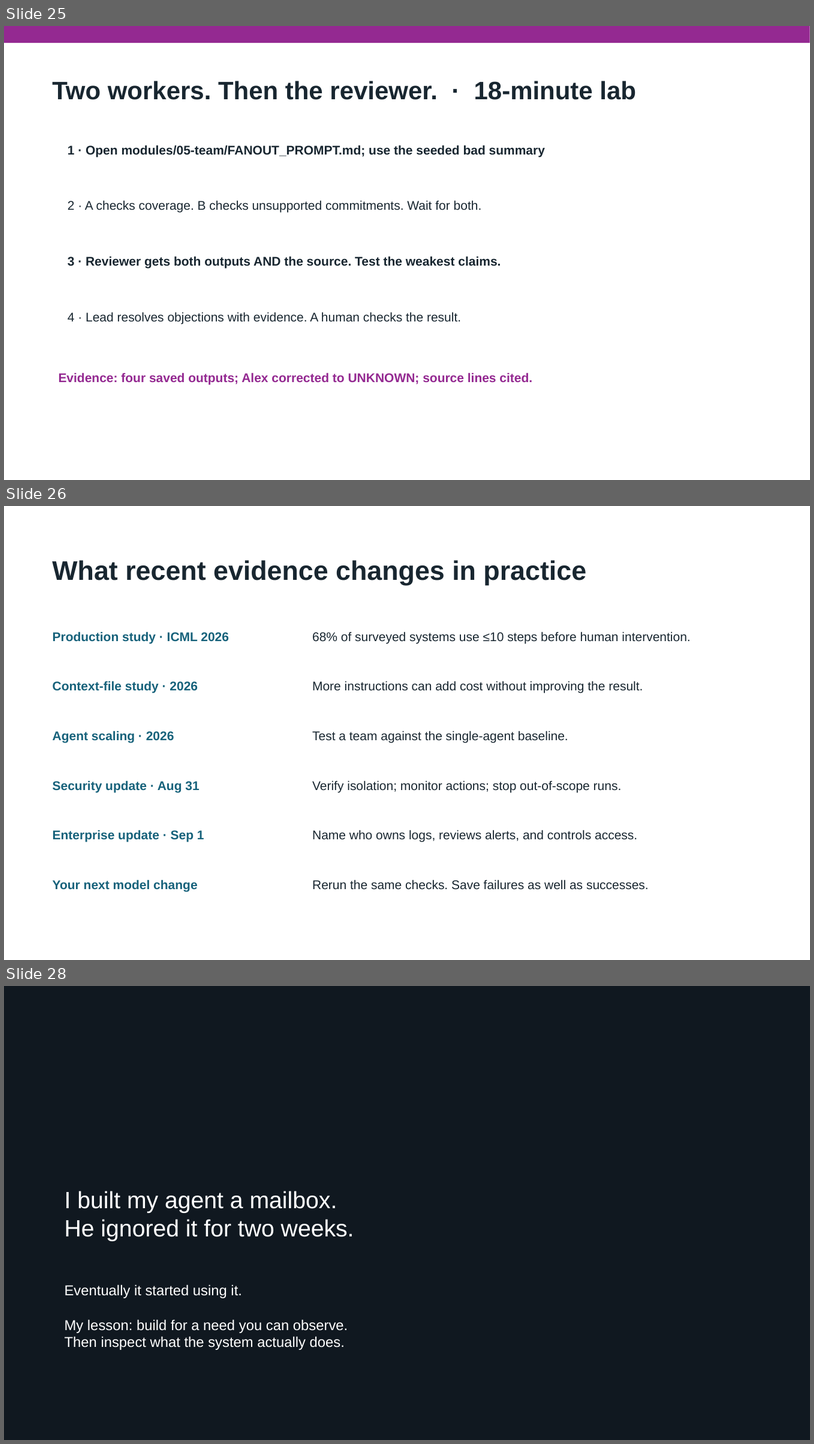
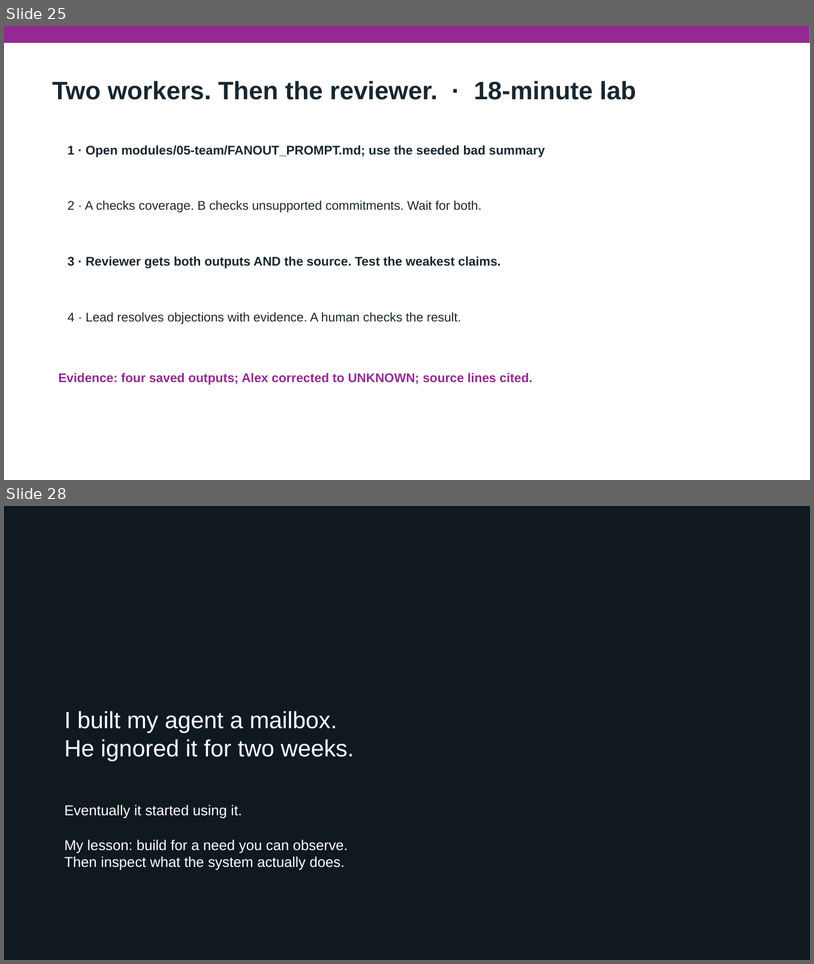
Before and after one commit to heathriel/first-agent-workshop, a slide deck: presentation/build-your-first-agent-workflow-deck.pptx. Shown one above the other, each under a label of ours: slides 25, 26 and 28 before the commit, slides 25 and 28 after it; the slides between them are not shown. The pictures are 814x1444 and 814x964 pixels, drawn with LibreOffice and Linux fonts; fonts in the diff are those of the drawing. Boxes give left, top, right and bottom in pixels: in the first picture for what was removed or moved away, otherwise in the second. Text is boxed around its words. In the diff, an @@ line names an element or a change of style, - is before the commit and + after.

```diff
--- a/presentation/build-your-first-agent-workflow-deck.pptx
+++ b/presentation/build-your-first-agent-workflow-deck.pptx
@@ slide 26 removed at [4,506,810,960], background #FFFFFF @@
@@ text removed at [52,560,587,585] @@
-What recent evidence changes in practice
@@ text removed at [53,631,229,643] @@
-Production study · ICML 2026
@@ text removed at [312,631,690,643] @@
-68% of surveyed systems use ≤10 steps before human intervention.
@@ text removed at [53,681,198,693] @@
-Context-file study · 2026
@@ text removed at [312,681,643,693] @@
-More instructions can add cost without improving the result.
@@ text removed at [53,730,174,742] @@
-Agent scaling · 2026
@@ text removed at [312,730,569,742] @@
-Test a team against the single-agent baseline.
@@ text removed at [53,780,199,792] @@
-Security update · Aug 31
@@ text removed at [312,780,622,792] @@
-Verify isolation; monitor actions; stop out-of-scope runs.
@@ text removed at [53,829,204,842] @@
-Enterprise update · Sep 1
@@ text removed at [312,829,638,842] @@
-Name who owns logs, reviews alerts, and controls access.
@@ text removed at [53,879,197,891] @@
-Your next model change
@@ text removed at [312,879,649,889] @@
-Rerun the same checks. Save failures as well as successes.
```
Also in this commit, not shown: 3 slides changed, 1 slide added, 15 other files.
